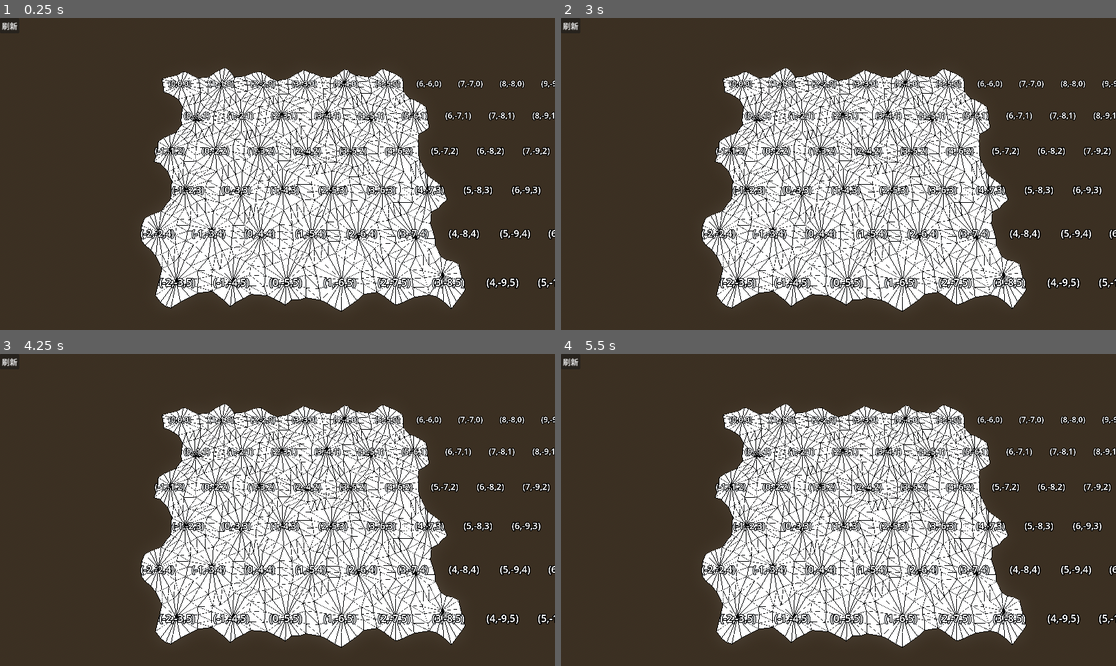
Above: before the commit, frames 1-4 (two rows, left to right).
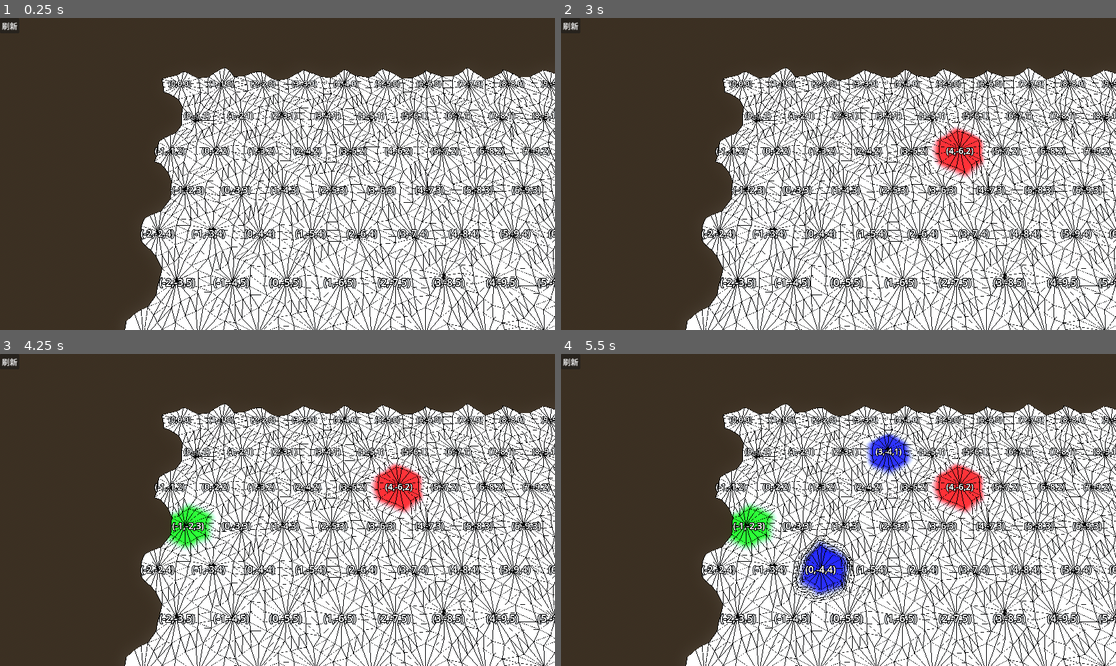
Above: after the commit, the same moments.

Repository: LiGameAcademy/godot_hex_map
Game: Godot game, scene res://scenes/main.tscn
Same seed, same stepped clock (60 frames per second), same inputs: the game is played once before the commit and once after it.
Inputs (mouse positions are in pixels of both pictures, inside the frame that each line leads up to):
- Up to frame 1 (0.25 s): no input
- Up to frame 2 (3 s): click "刷新" at 0.5 s; click "刷新" at 1.25 s; click "刷新" at 2 s; tap Enter at 2.75 s; move the mouse to (960, 158) at 2.77 s; tap 1 at 2.85 s; click (960, 158) at 2.92 s
- Up to frame 3 (4.25 s): tap Space at 3.5 s; move the mouse to (166, 525) at 3.52 s; tap 2 at 3.6 s; click (166, 525) at 3.67 s
- Up to frame 4 (5.5 s): tap Enter at 4.25 s; move the mouse to (894, 441) at 4.27 s; tap 3 at 4.35 s; click (894, 441) at 4.42 s; tap Space at 5 s; move the mouse to (810, 572) at 5.02 s; tap Q at 5.1 s; click (810, 572) at 5.17 s

The runs differ from the first frame. In frame 1, 25% of the frame differs, in the area x 22-100%, y 15-100%; in frame 2, 26%; in frame 3, 26%; in frame 4, 28%.

Commit message:
14-大地图：按格子刷新 Chunk

Diff:
--- a/prefabs/hex_grid.gd
+++ b/prefabs/hex_grid.gd
@@ -33,7 +33,8 @@
 
 func refresh() -> void:
 	#hex_mesh.triangulate(cells)
-	pass
+	for chunk in chunks:
+		chunk.refresh()
 
 func _create_chunks() -> void:
 	chunks.resize(chunk_count_x * chunk_count_z)
@@ -44,6 +45,7 @@
 			chunk.name = "Chunk_%d_%d" % [x, z]
 			add_child(chunk)
 			chunks[idx] = chunk
+	refresh()
 
 func _create_cells() -> void:
 	cells.resize(cell_count_x * cell_count_z)
@@ -58,7 +60,6 @@
 	_add_cell_to_chunk(x, z, cell)
 
 	cell.color = Color.WHITE  # 默认白色，后续可改为可配置的 default_color
-	cell.elevation = 0
 	var pos := Vector3.ZERO
 	pos.x = (cell.coordinates.x + cell.coordinates.z * 0.5) * (HexMetrics.INNER_RADIUS * 2.0)
 	pos.z = cell.coordinates.z * (HexMetrics.OUTER_RADIUS * 1.5)
--- a/scripts/hex_cell.gd
+++ b/scripts/hex_cell.gd
@@ -7,13 +7,16 @@
 
 # 逻辑坐标（立方体坐标）
 var coordinates: HexCoordinates
-# 颜色，用于整张 Mesh 的顶点色
-var color: Color = Color.WHITE
 var position : Vector3
 var label : Label3D
 
 var neighbors: Array[HexCell] = [null, null, null, null, null, null]
 
+## 颜色，用于整张 Mesh 的顶点色
+var color: Color = Color.WHITE:
+	set(value):
+		color = value
+		_refresh()
 ## 海拔高度
 var elevation : int = 0:
 	set(value):
@@ -22,6 +25,7 @@
 		var n := HexMetrics.sample_noise(position)
 		base_y += n.y * HexMetrics.ELEVATION_PERTURB_STRENGTH
 		position.y = base_y
+		_refresh()
 
 var chunk : HexGridChunk
 
@@ -65,3 +69,18 @@
 	if not is_instance_valid(other_cell):
 		return HexMetrics.HexEdgeType.FLAT
 	return HexMetrics.get_edge_type(elevation, other_cell.elevation)
+
+func _refresh() -> void:
+	if not is_instance_valid(chunk):
+		push_error("HexCell: chunk is not valid")
+		return
+
+	# 1. 刷新自己所在的 Chunk
+	chunk.refresh()
+
+	# 2. 如果边在 Chunk 之间共享，再顺带刷新相邻 Chunk
+	for neighbor in neighbors:
+		if neighbor == null:
+			continue
+		if neighbor.chunk != chunk and is_instance_valid(neighbor.chunk):
+			neighbor.chunk.refresh()
--- a/scripts/hex_mesh.gd
+++ b/scripts/hex_mesh.gd
@@ -235,7 +235,7 @@
 	q.x += noise.x * HexMetrics.CELL_PERTURB_STRENGTH
 	#q.y += noise.y * HexMetrics.CELL_PERTURB_STRENGTH
 	q.z += noise.z * HexMetrics.CELL_PERTURB_STRENGTH
-	print("noise: ", noise, " q: ", q)
+	#print("noise: ", noise, " q: ", q)
 	return q
 
 func _build_wireframe_mesh() -> void:
